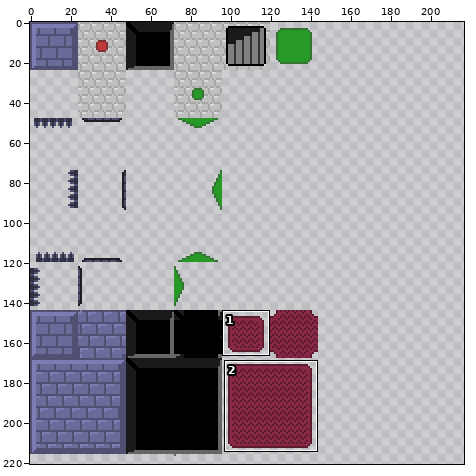
A sprite sheet gets an edit: graphics/tiles-terrain.png. The first picture is a wide view before the edit; the outline marks the close-up.
Close-up. The starting point:
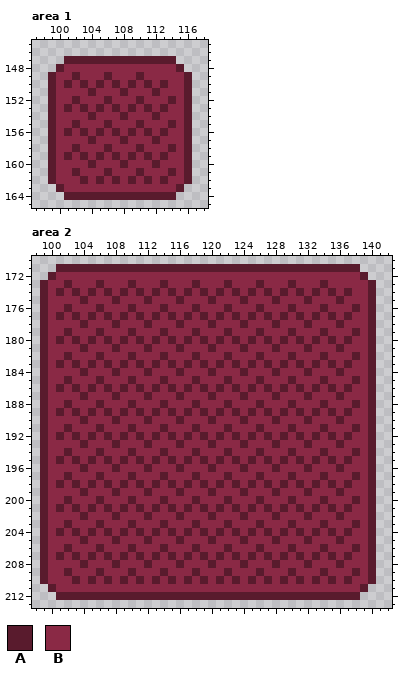
The file is 240x240 pixels. Shown: area 1: x 97..118, y 145..165; area 2: x 98..142, y 170..213. The wide view leaves out empty margins. The commit also changed other parts of the picture, which this record leaves out.
Palette (. is transparent): A #591b2d  B #8a2945
Pixels before, area 1, first column x 99:
147 ..AAAAAAAAAAAAAA..
148 .ABBBBBBBBBBBBBBA.
149 ABBABBBABBBABBBBBA
150 ABABABABABABABABBA
151 ABBBBABBBABBBABBBA
152 ABBABBBABBBABBBABA
153 ABABABABABABABABBA
154 ABBBBABBBABBBABBBA
155 ABBABBBABBBABBBABA
156 ABABABABABABABABBA
157 ABBBBABBBABBBABBBA
158 ABBABBBABBBABBBABA
159 ABABABABABABABABBA
160 ABBBBABBBABBBABBBA
161 ABBABBBABBBABBBABA
162 ABBBABABABABABABBA
163 .ABBBBBBBBBBBBBBA.
164 ..AAAAAAAAAAAAAA..
Pixels before, area 2, first column x 99:
171 ..AAAAAAAAAAAAAAAAAAAAAAAAAAAAAAAAAAAAAA..
172 .ABBBBBBBBBBBBBBBBBBBBBBBBBBBBBBBBBBBBBBA.
173 ABBABBBABBBABBBABBBABBBABBBABBBABBBABBBBBA
174 ABABABABABABABABABABABABABABABABABABABABBA
175 ABBBBABBBABBBABBBABBBABBBABBBABBBABBBABBBA
176 ABBABBBABBBABBBABBBABBBABBBABBBABBBABBBABA
177 ABABABABABABABABABABABABABABABABABABABABBA
178 ABBBBABBBABBBABBBABBBABBBABBBABBBABBBABBBA
179 ABBABBBABBBABBBABBBABBBABBBABBBABBBABBBABA
180 ABABABABABABABABABABABABABABABABABABABABBA
181 ABBBBABBBABBBABBBABBBABBBABBBABBBABBBABBBA
182 ABBABBBABBBABBBABBBABBBABBBABBBABBBABBBABA
183 ABABABABABABABABABABABABABABABABABABABABBA
184 ABBBBABBBABBBABBBABBBABBBABBBABBBABBBABBBA
185 ABBABBBABBBABBBABBBABBBABBBABBBABBBABBBABA
186 ABABABABABABABABABABABABABABABABABABABABBA
187 ABBBBABBBABBBABBBABBBABBBABBBABBBABBBABBBA
188 ABBABBBABBBABBBABBBABBBABBBABBBABBBABBBABA
189 ABABABABABABABABABABABABABABABABABABABABBA
190 ABBBBABBBABBBABBBABBBABBBABBBABBBABBBABBBA
191 ABBABBBABBBABBBABBBABBBABBBABBBABBBABBBABA
192 ABABABABABABABABABABABABABABABABABABABABBA
193 ABBBBABBBABBBABBBABBBABBBABBBABBBABBBABBBA
194 ABBABBBABBBABBBABBBABBBABBBABBBABBBABBBABA
195 ABABABABABABABABABABABABABABABABABABABABBA
196 ABBBBABBBABBBABBBABBBABBBABBBABBBABBBABBBA
197 ABBABBBABBBABBBABBBABBBABBBABBBABBBABBBABA
198 ABABABABABABABABABABABABABABABABABABABABBA
199 ABBBBABBBABBBABBBABBBABBBABBBABBBABBBABBBA
200 ABBABBBABBBABBBABBBABBBABBBABBBABBBABBBABA
201 ABABABABABABABABABABABABABABABABABABABABBA
202 ABBBBABBBABBBABBBABBBABBBABBBABBBABBBABBBA
203 ABBABBBABBBABBBABBBABBBABBBABBBABBBABBBABA
204 ABABABABABABABABABABABABABABABABABABABABBA
205 ABBBBABBBABBBABBBABBBABBBABBBABBBABBBABBBA
206 ABBABBBABBBABBBABBBABBBABBBABBBABBBABBBABA
207 ABABABABABABABABABABABABABABABABABABABABBA
208 ABBBBABBBABBBABBBABBBABBBABBBABBBABBBABBBA
209 ABBABBBABBBABBBABBBABBBABBBABBBABBBABBBABA
210 ABBBABABABABABABABABABABABABABABABABABABBA
211 .ABBBBBBBBBBBBBBBBBBBBBBBBBBBBBBBBBBBBBBA.
212 ..AAAAAAAAAAAAAAAAAAAAAAAAAAAAAAAAAAAAAA..
The result:
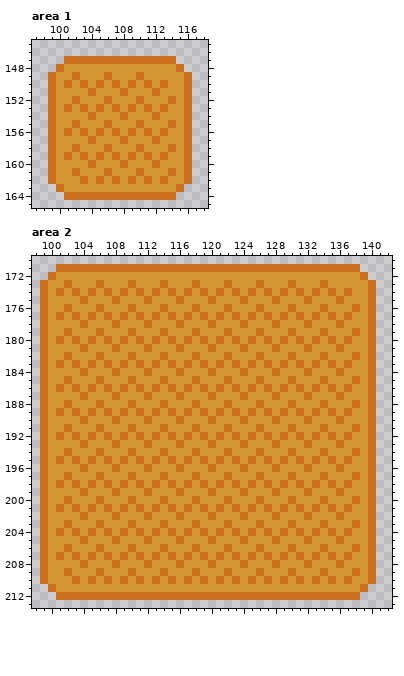
The exact change:
colour A: #591b2d -> #cc701e
colour B: #8a2945 -> #d49633
